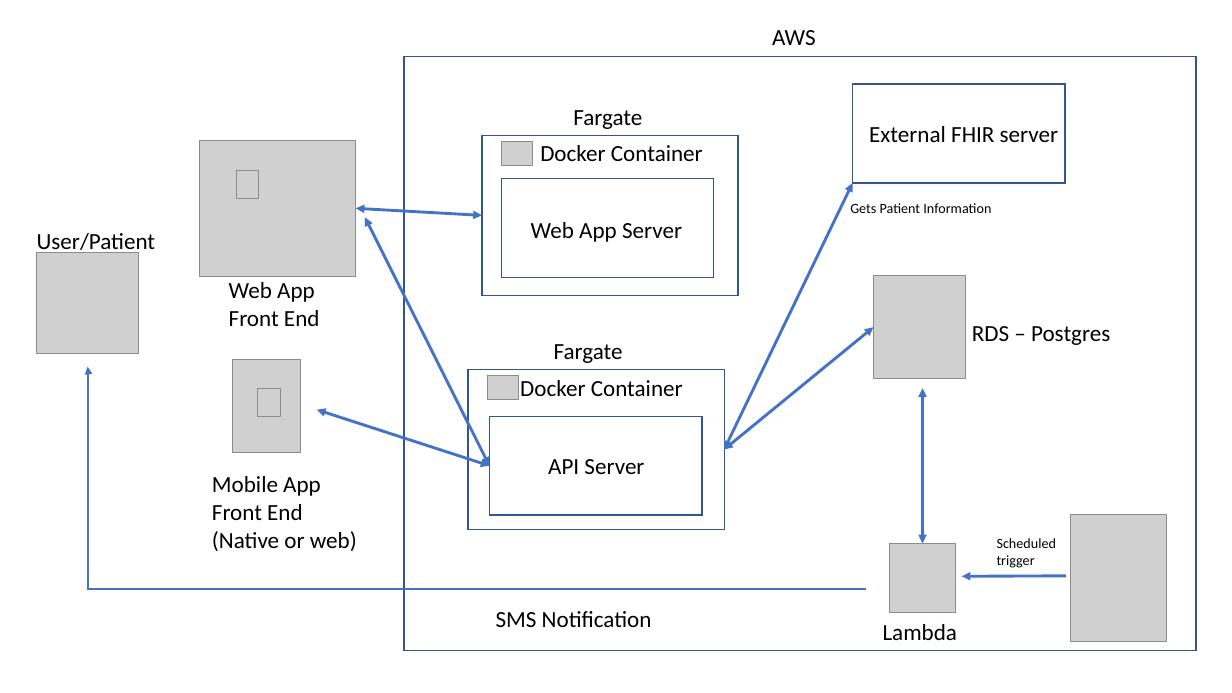
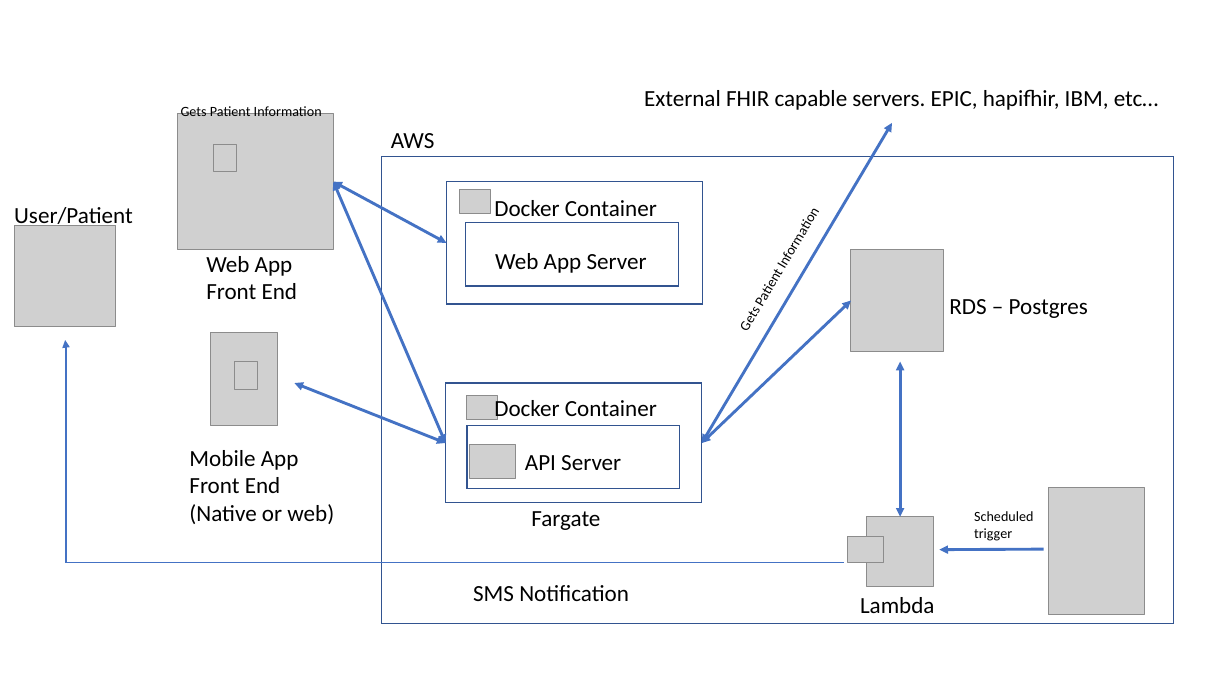
Before and after one commit to akuzni2/me_maintanence, a slide deck: slide 1 of docs/documentation/ArchitectureDiagram.pptx. Drawn at 1232x693 pixels with LibreOffice and Linux fonts; fonts in the diff are those of the drawing; grey boxes stand for pictures. Boxes give left, top, right and bottom in pixels: in the first picture for what was removed or moved away, otherwise in the second. Text is boxed around its words. In the diff, an @@ line names an element or a change of style, - is before the commit and + after.

```diff
--- a/docs/documentation/ArchitectureDiagram.pptx
+++ b/docs/documentation/ArchitectureDiagram.pptx
@@ text at bbox=[644, 89, 1159, 110]: text changed @@
-External FHIR server
+External FHIR capable servers. EPIC, hapifhir, IBM, etc…
@@ rectangle removed at bbox=[853, 84, 1066, 183] @@
@@ text added at bbox=[181, 104, 322, 116], 11 pt, text #000000 @@
+Gets Patient Information
@@ text "AWS": place and size @@
-text "AWS" at bbox=[772, 30, 815, 45]
+text "AWS" at bbox=[391, 133, 434, 148]
@@ double arrow moved from (725, 449) - (853, 183) to (702, 443) - (892, 123) @@
@@ rectangle: place and size @@
-rectangle at bbox=[404, 56, 1196, 651]
+rectangle at bbox=[382, 156, 1174, 624]
@@ text "Gets Patient Information": place and size @@
-text "Gets Patient Information" at bbox=[850, 203, 991, 213]
+text "Gets Patient Information" at bbox=[727, 176, 842, 344]
@@ text "Gets Patient Information" at bbox=[727, 176, 842, 344]: rotation 0 to 300 degrees @@
@@ double arrow moved from (365, 217) - (490, 466) to (334, 182) - (445, 443) @@
@@ double arrow moved from (356, 208) - (482, 215) to (334, 182) - (446, 243) @@
@@ rectangle: place and size @@
-rectangle at bbox=[482, 135, 738, 296]
+rectangle at bbox=[446, 182, 702, 305]
@@ picture: place and size @@
-picture at bbox=[501, 141, 531, 165]
+picture at bbox=[459, 189, 490, 213]
@@ text "Docker Container" rewrapped from bbox=[540, 145, 703, 161] to bbox=[494, 200, 657, 223] @@
@@ rectangle: place and size @@
-rectangle at bbox=[501, 178, 714, 277]
+rectangle at bbox=[466, 223, 678, 287]
@@ text "Web App Server": place and size @@
-text "Web App Server" at bbox=[531, 222, 682, 242]
+text "Web App Server" at bbox=[495, 253, 647, 273]
@@ double arrow moved from (725, 449) - (873, 327) to (702, 443) - (851, 300) @@
@@ 5 pictures, 3 texts, 1 double arrow, 1 arrow, 1 elbow arrow: place and size @@
-5 pictures, 3 texts, 1 double arrow, 1 arrow, 1 elbow arrow at bbox=[37, 233, 1110, 640]
+5 pictures, 3 texts, 1 double arrow, 1 arrow, 1 elbow arrow at bbox=[14, 207, 1088, 613]
@@ text removed at bbox=[554, 344, 623, 363] @@
-Fargate
@@ double arrow moved from (317, 409) - (490, 466) to (295, 384) - (445, 443) @@
@@ rectangle: place and size @@
-rectangle at bbox=[469, 370, 725, 531]
+rectangle at bbox=[445, 384, 701, 504]
@@ text "Docker Container" rewrapped from bbox=[520, 380, 683, 396] to bbox=[494, 396, 657, 420] @@
@@ picture: place and size @@
-picture at bbox=[487, 375, 518, 399]
+picture at bbox=[466, 396, 496, 420]
@@ rectangle: place and size @@
-rectangle at bbox=[490, 416, 702, 515]
+rectangle at bbox=[467, 426, 679, 489]
@@ picture added at bbox=[470, 445, 515, 479] @@
@@ text "API Server": place and size @@
-text "API Server" at bbox=[548, 459, 644, 474]
+text "API Server" at bbox=[525, 455, 621, 470]
@@ text "Fargate": place and size @@
-text "Fargate" at bbox=[573, 110, 642, 129]
+text "Fargate" at bbox=[531, 511, 600, 530]
@@ 4 texts, 3 pictures: place and size @@
-4 texts, 3 pictures at bbox=[200, 140, 1167, 642]
+4 texts, 3 pictures at bbox=[177, 114, 1144, 616]
@@ picture added at bbox=[848, 536, 884, 563] @@
```
Also in this commit, not shown: 2 other files.
